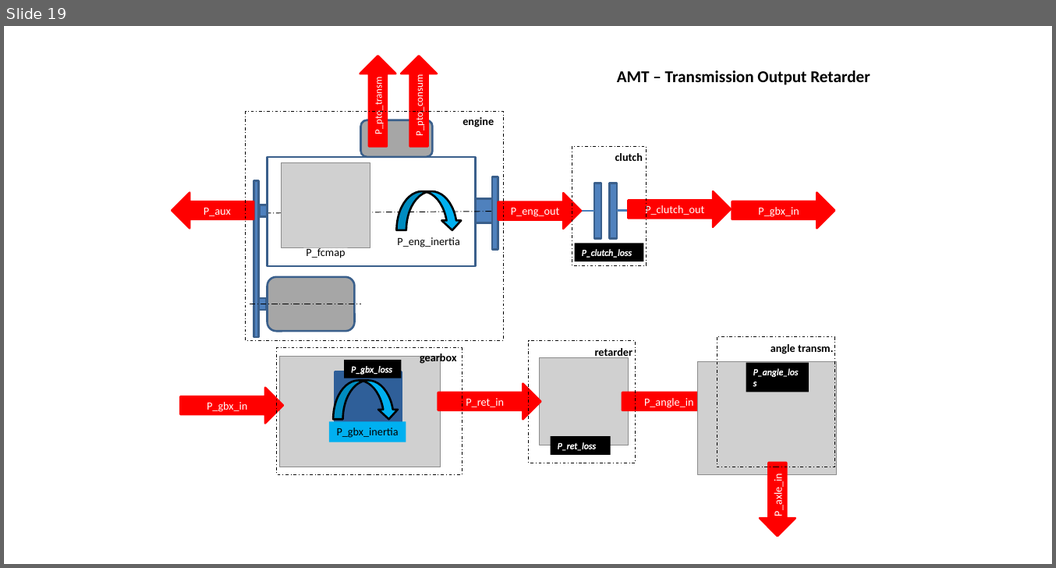
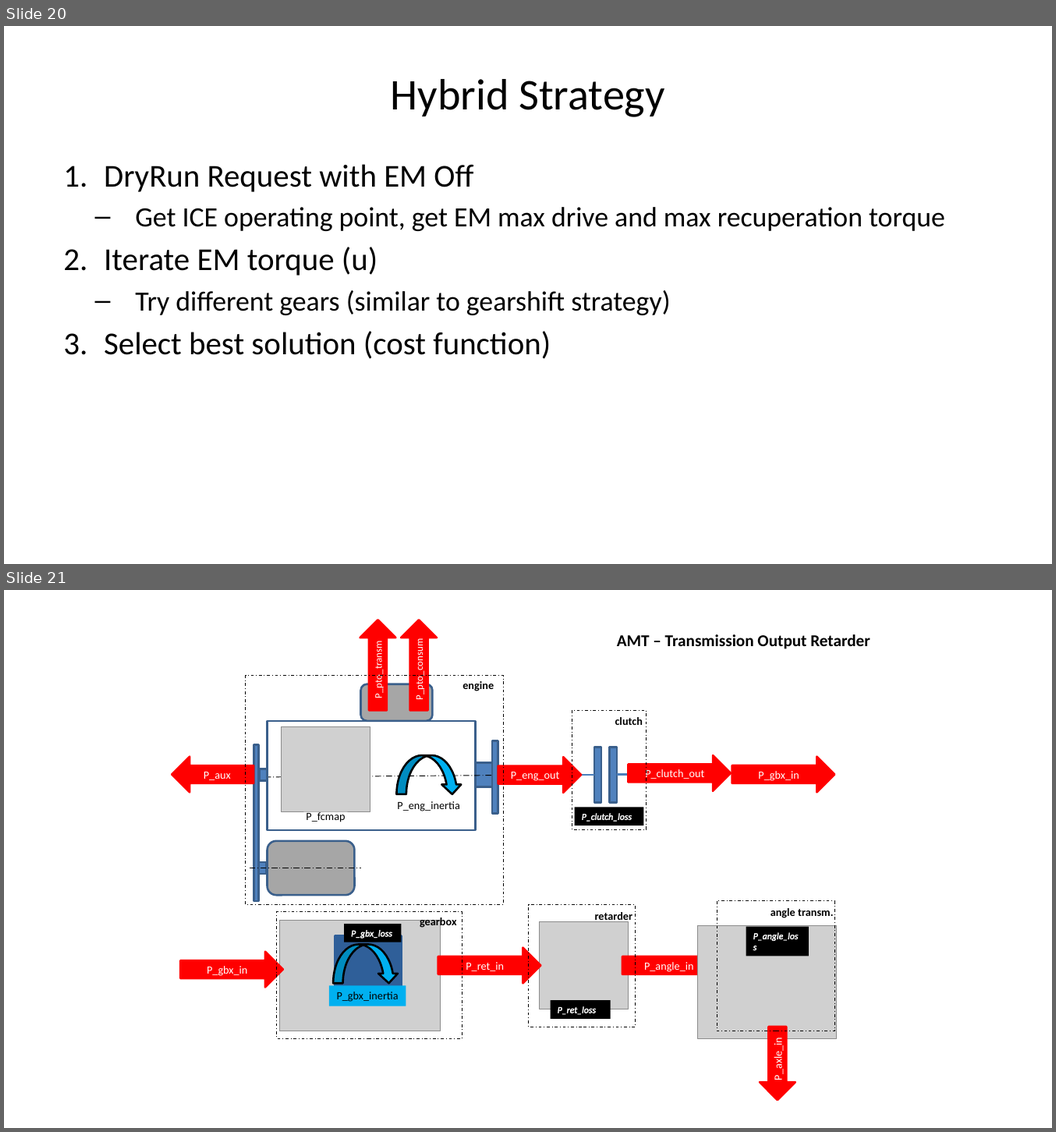
Before and after one commit to tanawadeatharva/BharatVECTO, a slide deck: Documentation/User Manual Source/material User Manual.pptx. Shown one above the other, each under a label of ours: slide 19 before the commit, slides 20 and 21 after it. The pictures are 1056x568 and 1056x1132 pixels, drawn with LibreOffice and Linux fonts; fonts in the diff are those of the drawing; grey boxes stand for pictures. Boxes give left, top, right and bottom in pixels: in the first picture for what was removed or moved away, otherwise in the second. Text is boxed around its words. In the diff, an @@ line names an element or a change of style, - is before the commit and + after.

Commit message:
add description of new powertrain for hybrids to user manual

```diff
--- a/Documentation/User Manual Source/material User Manual.pptx
+++ b/Documentation/User Manual Source/material User Manual.pptx
@@ slide 20 added at (x1=4, y1=26, x2=1052, y2=564), background #FFFFFF @@
@@ title added at (x1=391, y1=79, x2=665, y2=117), 44 pt, text #000000 @@
+Hybrid Strategy
@@ text added at (x1=104, y1=164, x2=945, y2=359), 28 pt, text #000000 @@
+1. DryRun Request with EM Off
+  – Get ICE operating point, get EM max drive and max recuperation torque
+2. Iterate EM torque (u)
+  – Try different gears (similar to gearshift strategy)
+3. Select best solution (cost function)
@@ what was slide 19 is now slide 21 @@
```
Also in this commit, not shown: 1 slide changed, 1 other slide added.
